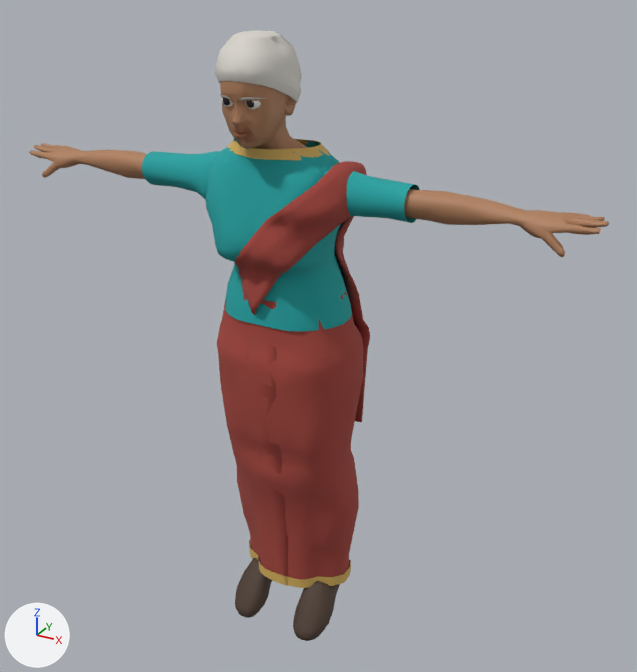
What one commit did to the glTF model public/characters/person-elder-low.glb.
One viewpoint serves both versions: a 50 mm lens placed at (1.074, -1.829, 1.788), pointed at (0.062, 0.012, 0.868). The lights are fixed; the arrows at lower left show +X, +Y and +Z. The picture after the commit comes second.

Before the edit, the objects in view are built like this:
```python
ob_bottom = bpy.data.objects.new('bottom', me_bottom)
ob_bottom.location = (0.0, 0.0, 0.041)
ob_brows = bpy.data.objects.new('brows', me_brows)
ob_brows.location = (0.0, 0.0, 0.041)
ob_hair = bpy.data.objects.new('hair', me_hair)
ob_hair.location = (0.0, 0.0, 0.041)
ob_shoes = bpy.data.objects.new('shoes', me_shoes)
ob_shoes.location = (0.0, 0.0, 0.041)
ob_top = bpy.data.objects.new('top', me_top)
ob_top.location = (0.0, 0.0, 0.041)
ob_trim = bpy.data.objects.new('trim', me_trim)
ob_trim.location = (0.0, 0.0, 0.041)
ob_wrap = bpy.data.objects.new('wrap', me_wrap)
ob_wrap.location = (0.0, 0.0, 0.041)
# also in view: 'skin' at (0.001, -0.082, 0.912)
```
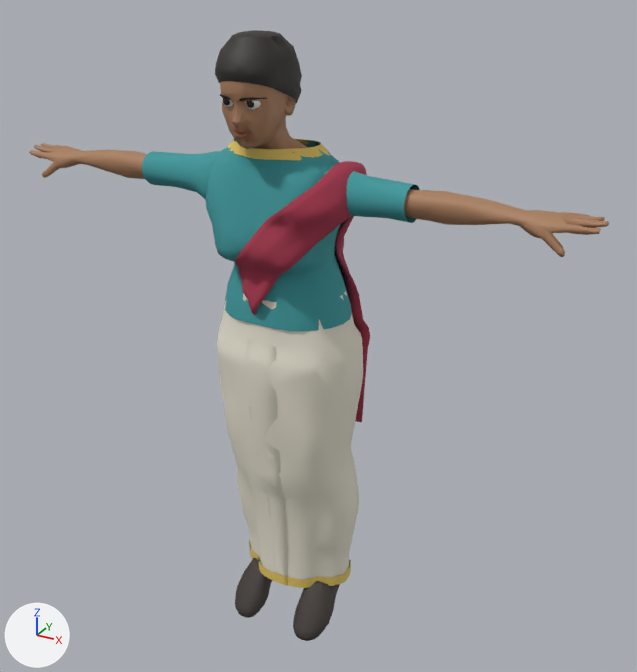
Where the change shows, as pixel boxes (x1, y1, x2, y2) in the pictures (637 x 672 px; the box of a moved part takes in the faces that stretch with it):
'bottom', recoloured, reshaped (red to pale yellow): before (217, 291, 364, 579); after (217, 291, 363, 579)
'top', recoloured: (142, 139, 414, 332) in both
'wrap', recoloured: (235, 161, 370, 422) in both
'hair', recoloured (light grey to dark grey): (215, 30, 302, 103) in both
'trim', recoloured: (228, 139, 351, 588) in both
'brows', recoloured: (220, 94, 267, 101) in both
part 1 of me_bottom, moved or reshaped: before (219, 321, 364, 579); after (219, 324, 363, 579)

The change, as a list of edits to the scene's bpy script:
```text
Change mat_bottom:
    mat_bottom.base_color: (0.371, 0.0595, 0.0452) -> (0.78, 0.74, 0.62)  # red #a4453c -> pale yellow #e5dfce
Change mat_brows:
    mat_brows.base_color: (0.485, 0.456, 0.407) -> (0.02, 0.015, 0.012)  # grey #b9b4ab -> black #27211d
Change mat_hair:
    mat_hair.base_color: (0.694, 0.665, 0.61) -> (0.03, 0.025, 0.02)  # light grey #d9d5cd -> dark grey #302c27
Change mat_top:
    mat_top.base_color: (0.0137, 0.366, 0.366) -> (0.05, 0.32, 0.34)  # cyan #1fa3a3 -> cyan #3f999e
Change mat_trim:
    mat_trim.base_color: (0.644, 0.423, 0.107) -> (0.75, 0.55, 0.12)  # orange #d2ae5c -> yellow #e1c461
Add mat_wrap:
    mat_wrap = principled_material('wrap')
    mat_wrap.base_color = (0.4, 0.04, 0.08)  # red #aa3850
    mat_wrap.roughness = 0.9
Change me_bottom:
    where me_bottom.from_pydata(...)  # 545 vertices, 946 faces; spans x -0.198..0.196, y -0.176..0.121, z 0.088..0.973
    used by ob_bottom; location = (0.0, 0.0, 0.041)
    me_bottom part 1: 17 vertices moved from x -0.17..0.183, y -0.176..0.049, z 0.328..0.793 to x -0.169..0.183, y -0.176..0.067, z 0.313..0.793; 129 vertices removed from x -0.18..0.185, y -0.175..0.116, z 0.223..0.913; 129 vertices added at x -0.184..0.185, y -0.176..0.121, z 0.148..0.958
Change me_wrap:
    where me_wrap.from_pydata(...)  # 807 vertices, 1610 faces; spans x -0.073..0.22, y -0.221..0.154, z 0.542..1.312
    used by ob_wrap; location = (0.0, 0.0, 0.041)
    me_wrap part 2: 1591 faces spanning x -0.073..0.22, y -0.221..0.154, z 0.542..1.312 switch from mat_bottom (red #a4453c) to mat_wrap (red #aa3850)
```
